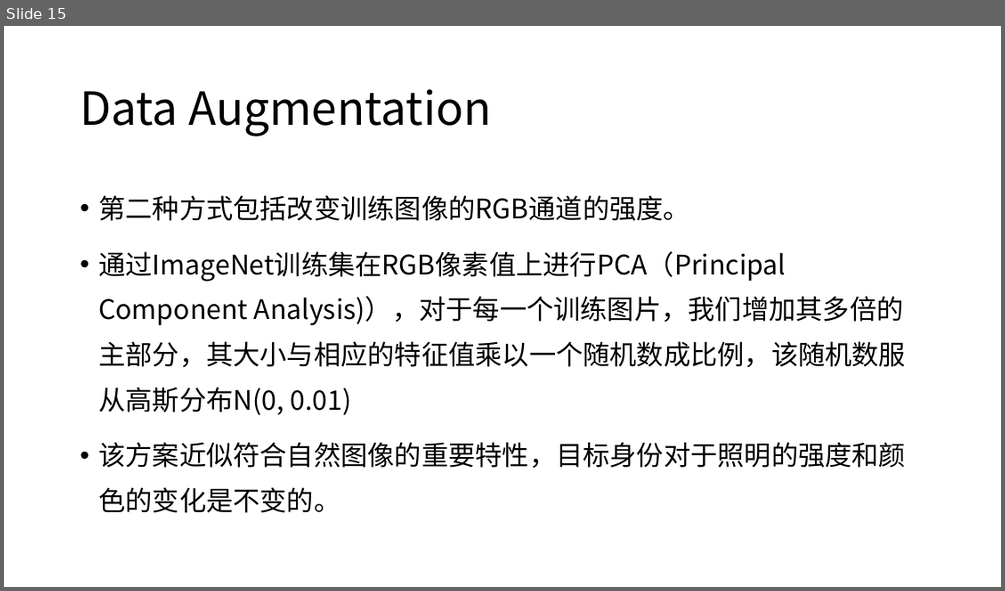
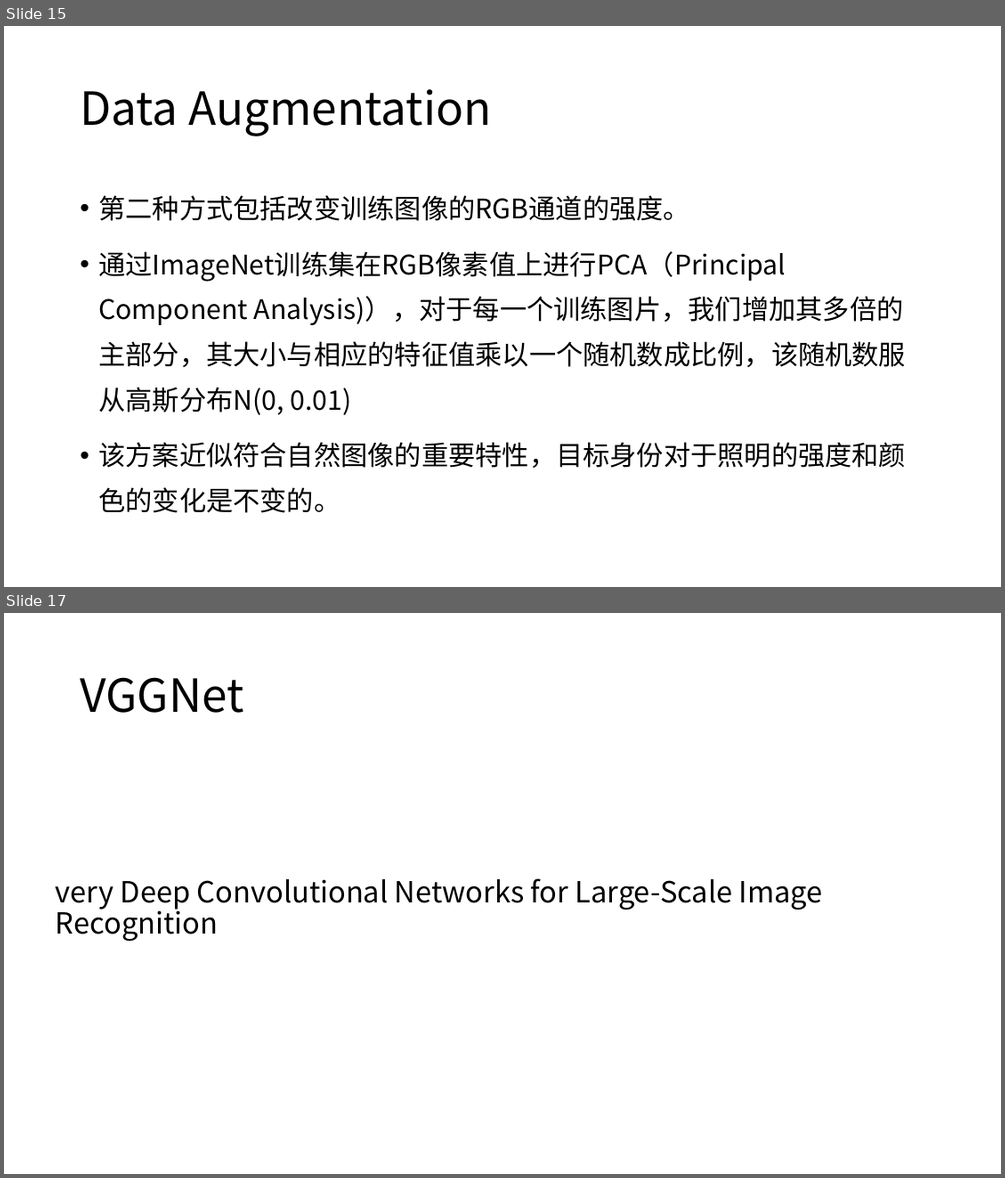
Before and after one commit to XianzhengWU/deeplearning_papernotes, a slide deck: 四篇论文笔记汇总.pptx. Shown one above the other, each under a label of ours: slide 15 before the commit, slides 15 and 17 after it; the slides between them are not shown. The pictures are 1005x591 and 1005x1178 pixels, drawn with LibreOffice and Linux fonts; fonts in the diff are those of the drawing. Boxes give left, top, right and bottom in pixels: in the first picture for what was removed or moved away, otherwise in the second. Text is boxed around its words. In the diff, an @@ line names an element or a change of style, - is before the commit and + after.

```diff
--- a/四篇论文笔记汇总.pptx
+++ b/四篇论文笔记汇总.pptx
@@ slide 17 added at (4,613,1001,1174), background #FFFFFF @@
@@ title added at (80,677,243,713), 44 pt, text #000000 @@
+VGGNet
@@ text added at (56,878,823,941), 28 pt, text #000000 @@
+very Deep Convolutional Networks for Large-Scale Image Recognition
```
Also in this commit, not shown: 13 other slides added, 5 slides removed, 6 other files.
